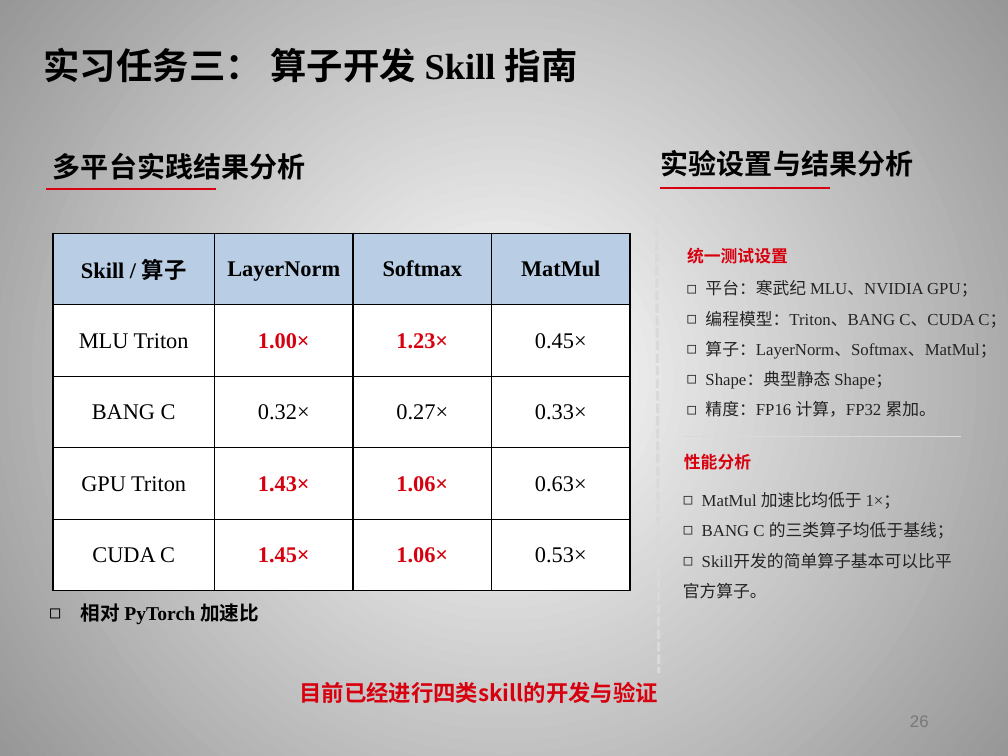
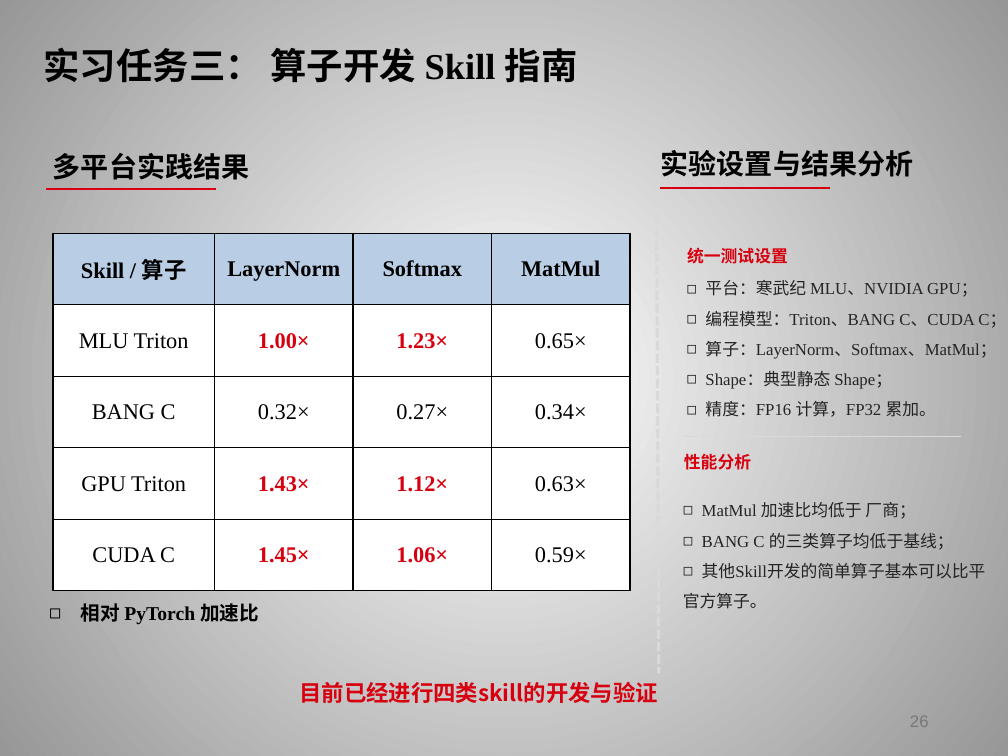
Before and after one commit to huohuomiao/ScriptWhisper, a slide deck: slide 26 of 霍子昂实习总结.pptx. Drawn at 1008x756 pixels with LibreOffice and Linux fonts; fonts in the diff are those of the drawing; background and template pictures are left out. Boxes give left, top, right and bottom in pixels: in the first picture for what was removed or moved away, otherwise in the second. Text is boxed around its words. In the diff, an @@ line names an element or a change of style, - is before the commit and + after.

```diff
--- a/霍子昂实习总结.pptx
+++ b/霍子昂实习总结.pptx
@@ text at bbox=[53, 153, 249, 180]: text changed @@
-多平台实践结果分析
+多平台实践结果
@@ table at bbox=[53, 233, 629, 591] @@
-row 2, column 4: 0.45×
+row 2, column 4: 0.65×
-row 3, column 4: 0.33×
+row 3, column 4: 0.34×
-row 4, column 3: 1.06×
+row 4, column 3: 1.12×
-row 5, column 4: 0.53×
+row 5, column 4: 0.59×
@@ text at bbox=[702, 502, 915, 519]: text changed @@
-◻ MatMul 加速比均低于 1×；
+◻ MatMul 加速比均低于 厂商；
@@ text at bbox=[702, 563, 986, 579]: text changed @@
-◻ Skill开发的简单算子基本可以比平
+◻ 其他Skill开发的简单算子基本可以比平
```
Also in this commit, not shown: 23 other slides changed, 2 slides added, 2 slides removed.
